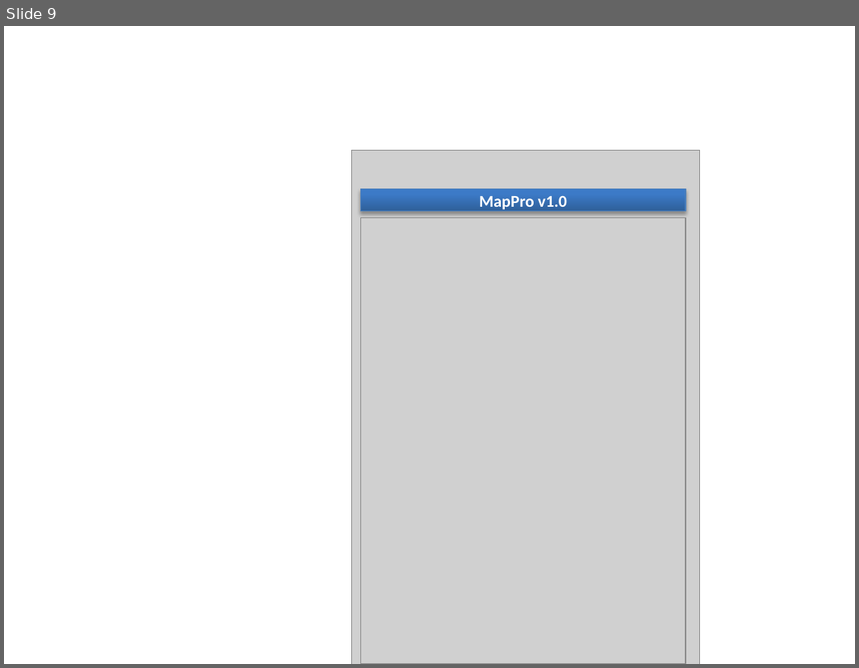
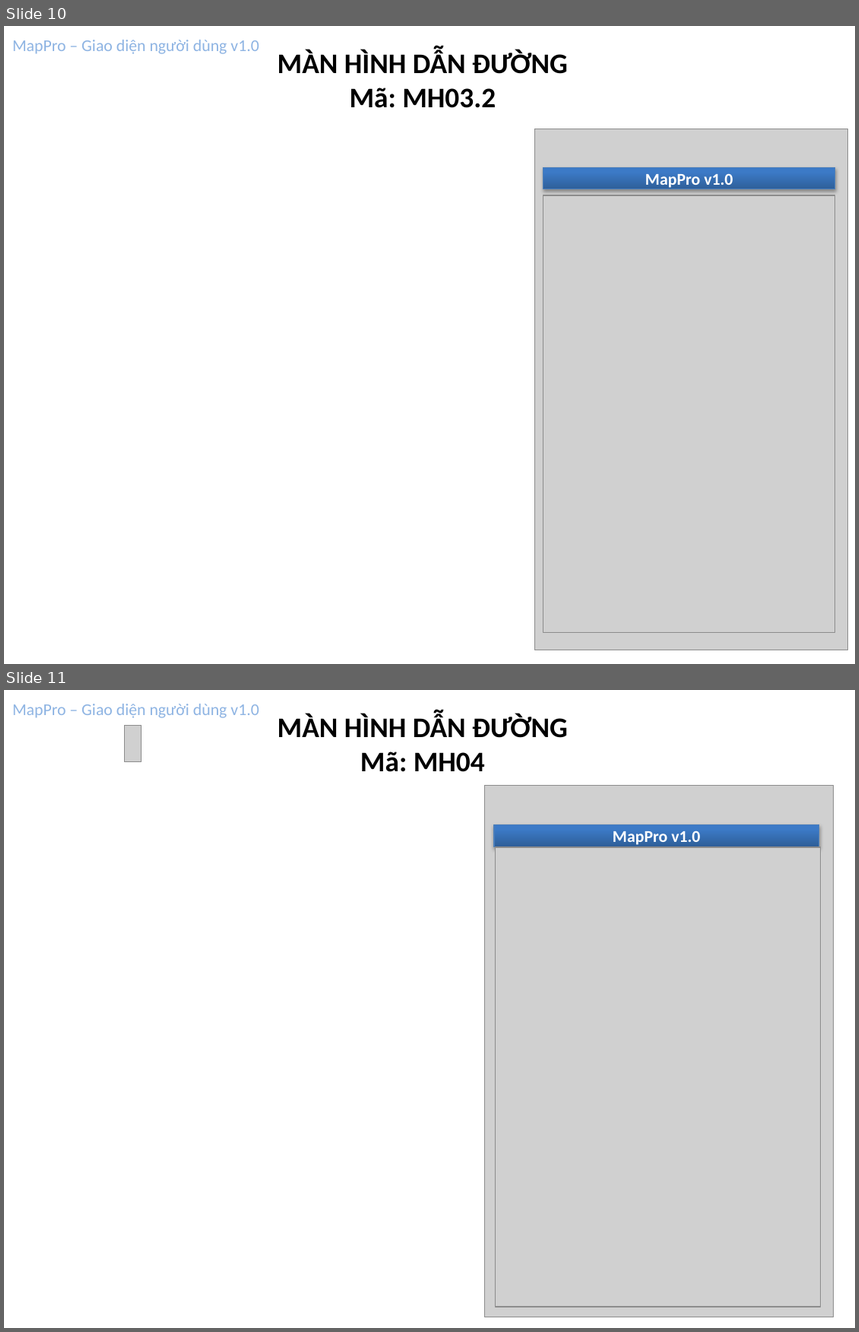
Before and after one commit to hungdien/google-map-api-and-map-on-android, a slide deck: Design/User Interface Design.pptx. Shown one above the other, each under a label of ours: slide 9 before the commit, slides 10 and 11 after it. The pictures are 859x668 and 859x1332 pixels, drawn with LibreOffice and Linux fonts; fonts in the diff are those of the drawing; grey boxes stand for pictures. Boxes give left, top, right and bottom in pixels: in the first picture for what was removed or moved away, otherwise in the second. Text is boxed around its words. In the diff, an @@ line names an element or a change of style, - is before the commit and + after.

```diff
--- a/Design/User Interface Design.pptx
+++ b/Design/User Interface Design.pptx
@@ slide 11 added at [4, 690, 855, 1328], background #FFFFFF; not listed: 1 template element that a slide beside it also shows @@
@@ picture added at [125, 726, 142, 762] @@
@@ text added at [278, 714, 568, 772], 24 pt, text #000000, bold @@
+MÀN HÌNH DẪN ĐƯỜNG
+Mã: MH04
@@ picture added at [485, 785, 833, 1317] @@
@@ rectangle added at [494, 825, 819, 847], fill gradient #2F5F99 to #3D7CC7 to #3A7CCB, outline #4B7EBC 0.75 pt, 14 pt, text #FFFFFF, bold @@
+MapPro v1.0
@@ picture added at [495, 847, 820, 1307] @@
@@ what was slide 9 is now slide 10 @@
@@ slide 10 changed as well @@
@@ text added at [12, 40, 259, 54], 14 pt, text #8EB4E3 @@
+MapPro – Giao diện người dùng v1.0
@@ text added at [278, 50, 568, 108], 24 pt, text #000000, bold @@
+MÀN HÌNH DẪN ĐƯỜNG
+Mã: MH03.2
@@ picture: place and size @@
-picture at [351, 151, 699, 664]
+picture at [535, 129, 848, 650]
@@ rectangle "MapPro v1.0": place and size @@
-rectangle "MapPro v1.0" at [360, 189, 686, 211]
+rectangle "MapPro v1.0" at [544, 167, 835, 189]
@@ picture: place and size @@
-picture at [360, 218, 686, 664]
+picture at [544, 195, 835, 633]
```
Also in this commit, not shown: 5 other slides changed, 4 other slides added, 3 slides removed.
